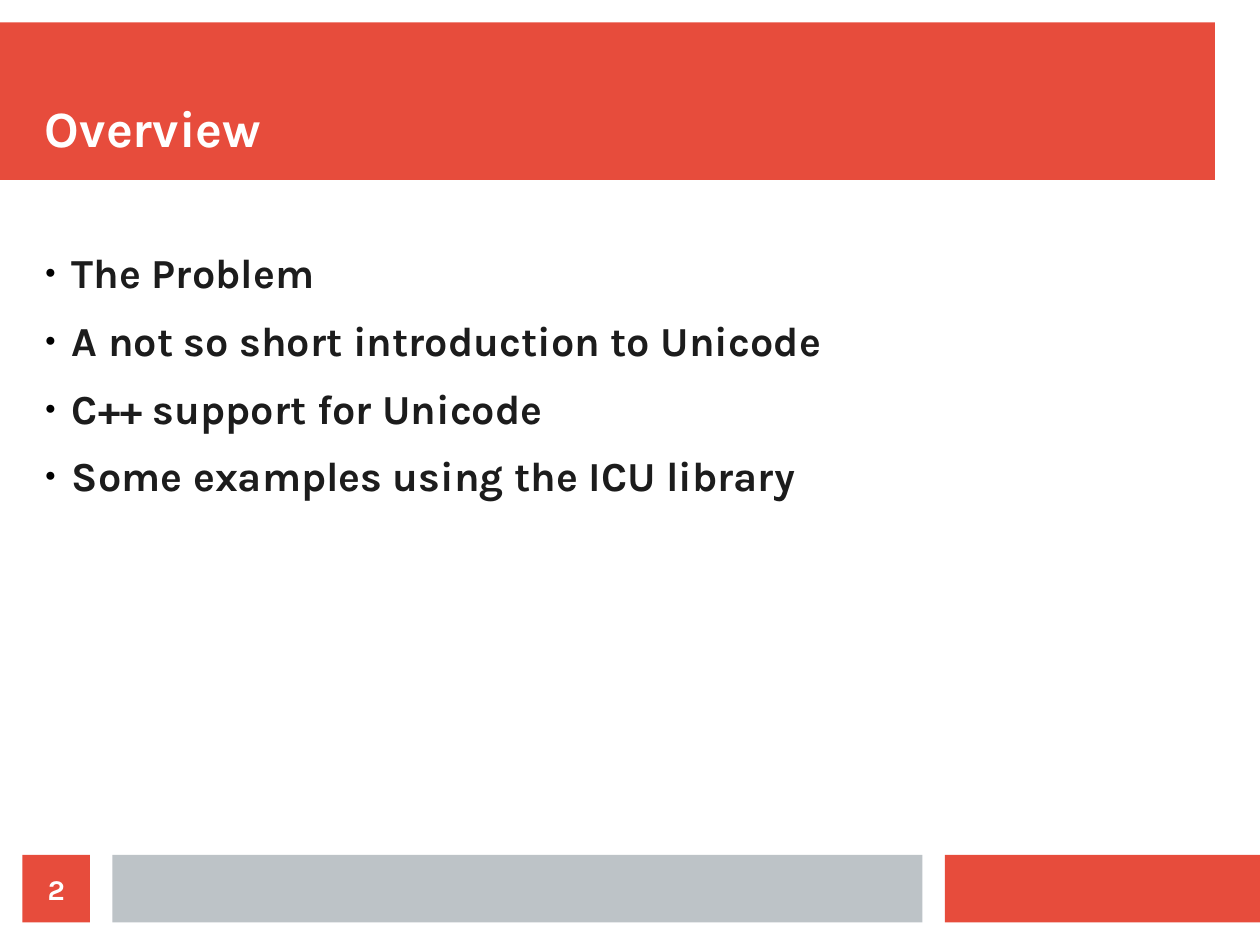
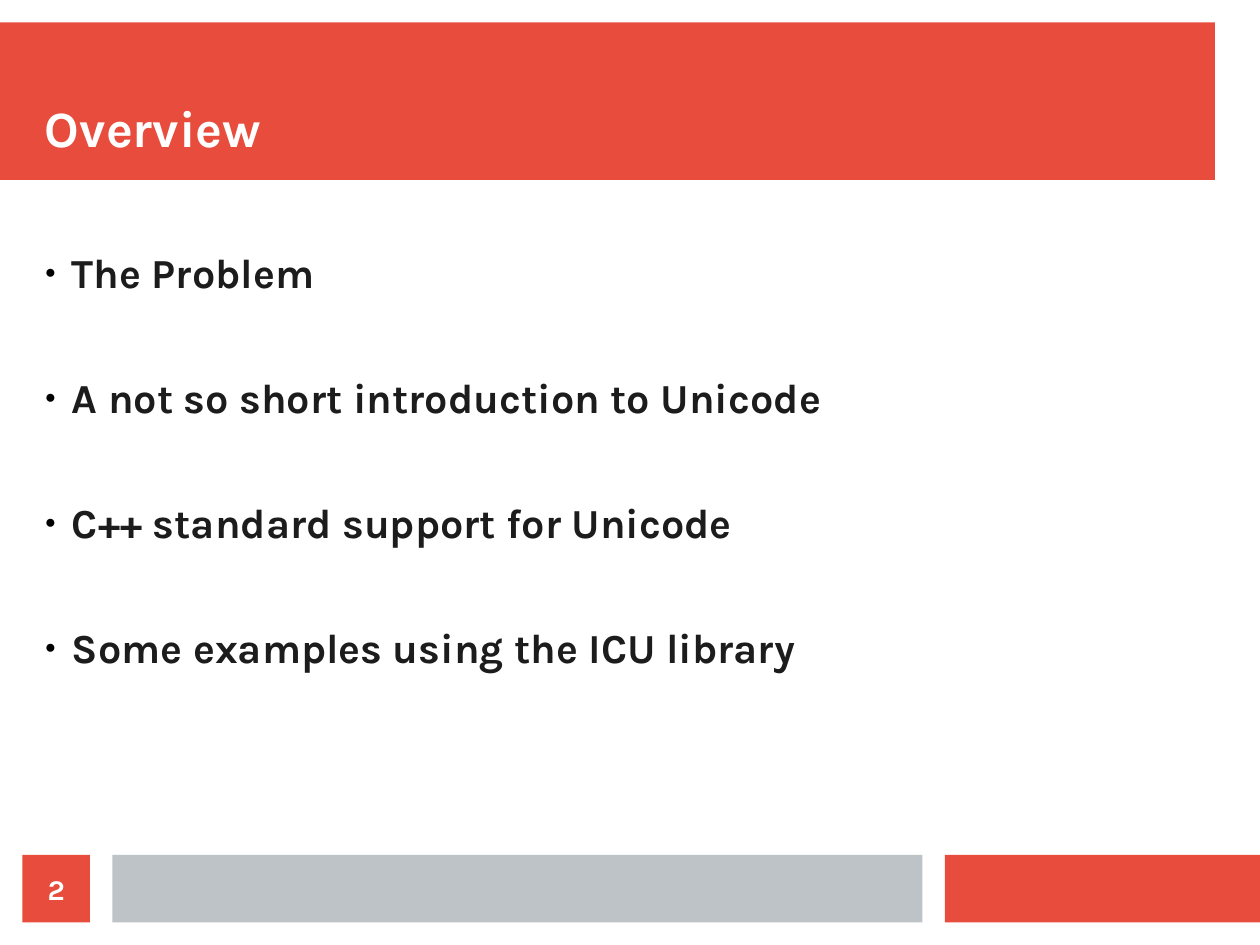
Before and after one commit to CPPUserGroups/Germany-Hamburg, a slide deck: slide 2 of unicode/slides.odp. Drawn at 1260x945 pixels with LibreOffice and Linux fonts; fonts in the diff are those of the drawing. Boxes give left, top, right and bottom in pixels: in the first picture for what was removed or moved away, otherwise in the second. Text is boxed around its words. In the diff, an @@ line names an element or a change of style, - is before the commit and + after.

```diff
--- a/unicode/slides.odp
+++ b/unicode/slides.odp
@@ text at box(72, 259, 821, 674): more space between paragraphs @@
@@ text at box(72, 508, 732, 548): text changed @@
-● C++ support for Unicode
+● C++ standard support for Unicode
```
Also in this commit, not shown: 4 other slides changed, 8 slides added, 1 slide removed, 2 other files.
